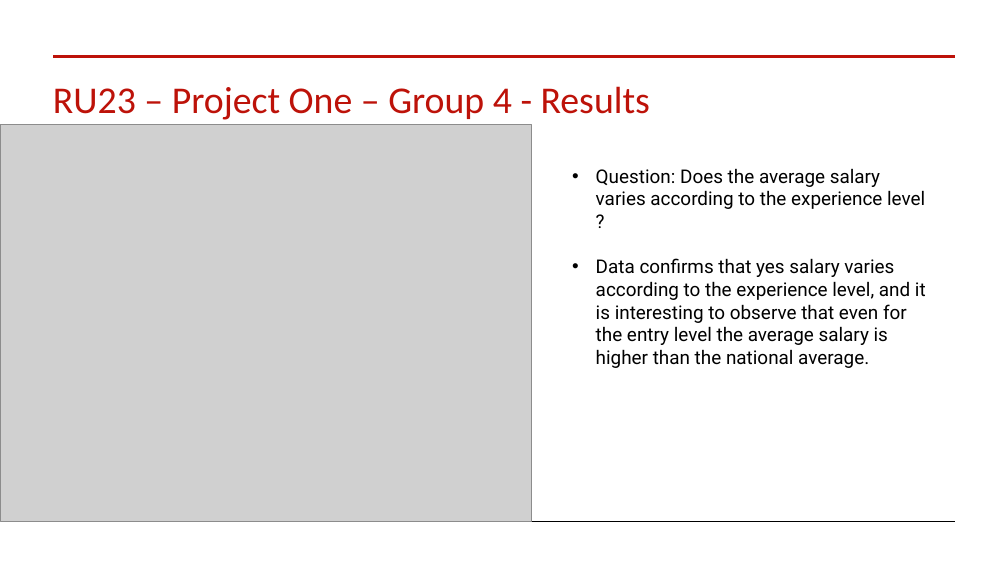
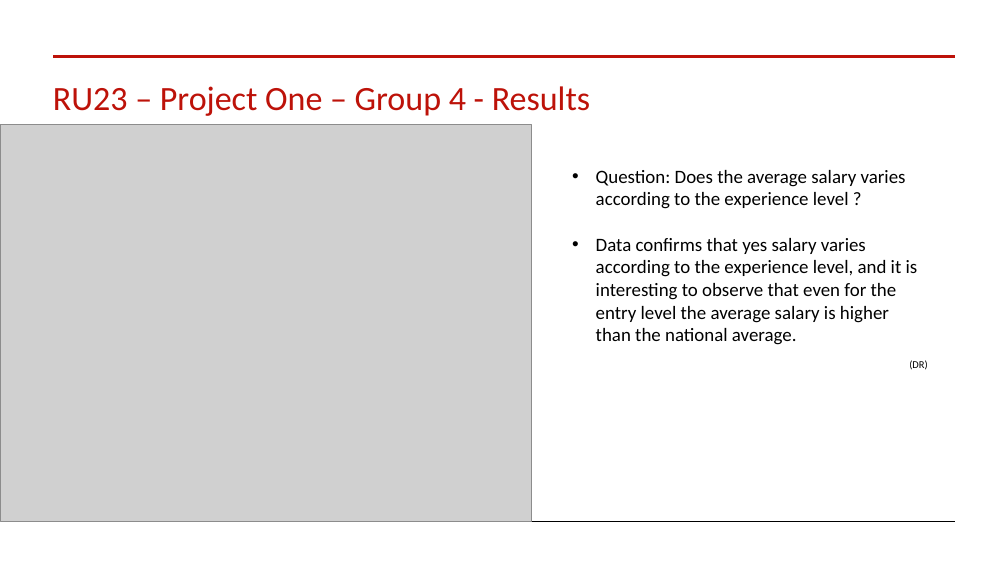
Before and after one commit to joseeneas/RB_Module_08_Project_01, a slide deck: slide 7 of rut23-project-one/ProjectOne-Group4-ProjectResults.pptx. Drawn at 1008x567 pixels with LibreOffice and Linux fonts; fonts in the diff are those of the drawing; grey boxes stand for pictures. Boxes give left, top, right and bottom in pixels: in the first picture for what was removed or moved away, otherwise in the second. Text is boxed around its words. In the diff, an @@ line names an element or a change of style, - is before the commit and + after.

```diff
--- a/rut23-project-one/ProjectOne-Group4-ProjectResults.pptx
+++ b/rut23-project-one/ProjectOne-Group4-ProjectResults.pptx
@@ title "RU23 – Project One – ..." at bbox=[53, 86, 590, 116]: size 36 to 32.4 pt @@
@@ text at bbox=[596, 170, 918, 345]: font Roboto to Calibri @@
@@ text at bbox=[909, 360, 927, 370]: paragraph added @@
+(DR)
```
Also in this commit, not shown: 6 other slides changed, 2 slides added.
